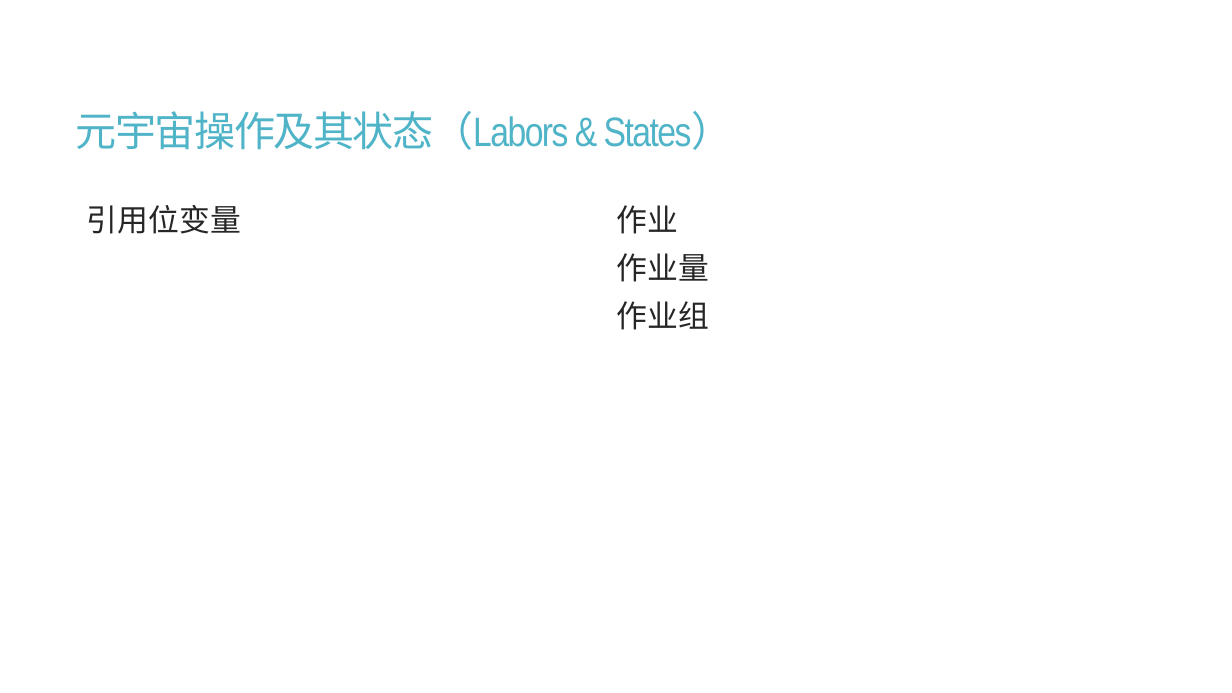
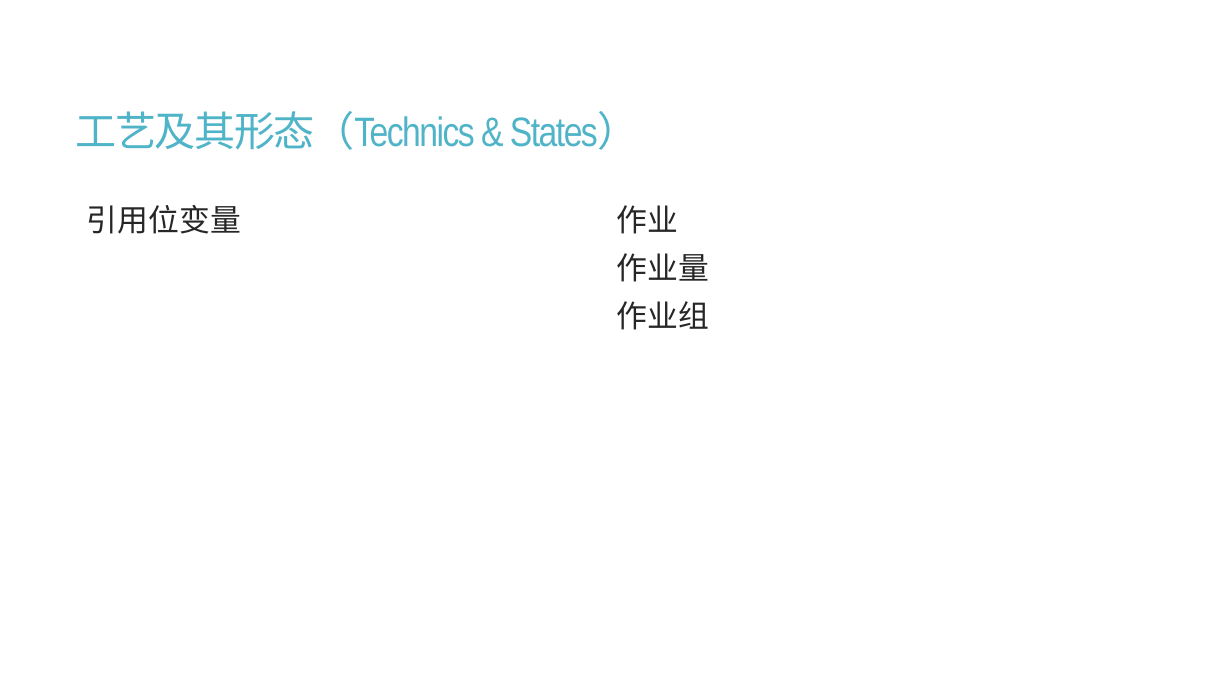
Before and after one commit to calcyu/chainway, a slide deck: slide 8 of Docs/城乡振兴元宇宙.pptx (slide 9 before the commit). Drawn at 1232x693 pixels with LibreOffice and Linux fonts; fonts in the diff are those of the drawing. Boxes give left, top, right and bottom in pixels: in the first picture for what was removed or moved away, otherwise in the second. Text is boxed around its words. In the diff, an @@ line names an element or a change of style, - is before the commit and + after.

```diff
--- a/Docs/城乡振兴元宇宙.pptx
+++ b/Docs/城乡振兴元宇宙.pptx
@@ title at [76, 111, 639, 150]: text changed @@
-元宇宙操作及其状态（Labors & States）
+工艺及其形态（Technics & States）
```
Also in this commit, not shown: 13 other slides changed, 5 slides added, 11 slides removed, 28 other files.
